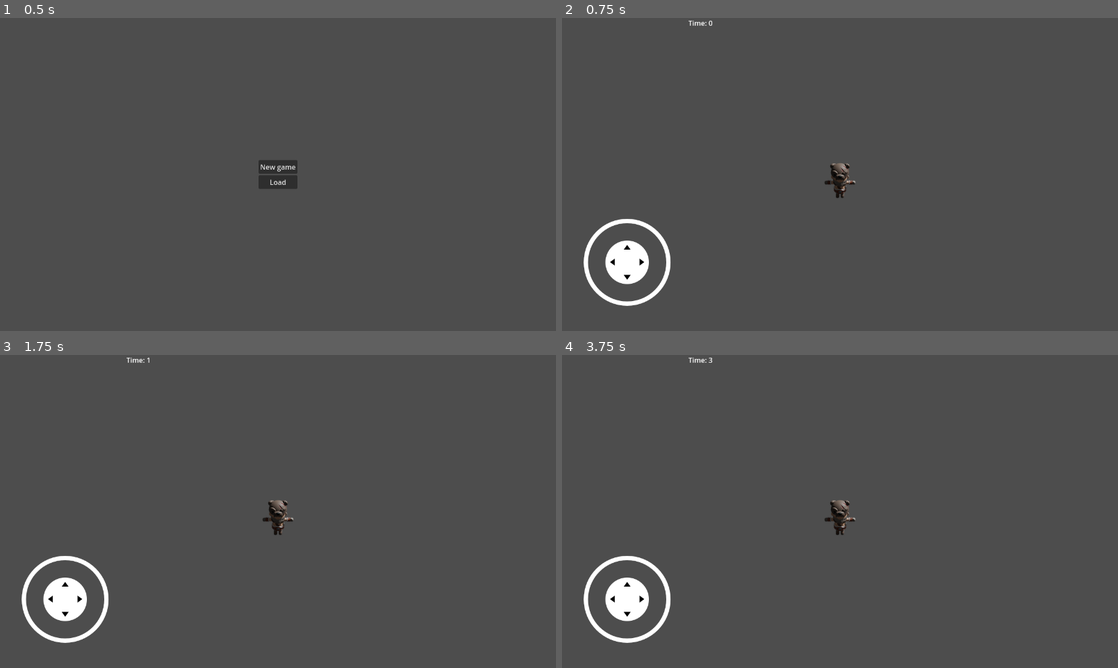
Above: before the commit, frames 1-4 (two rows, left to right).
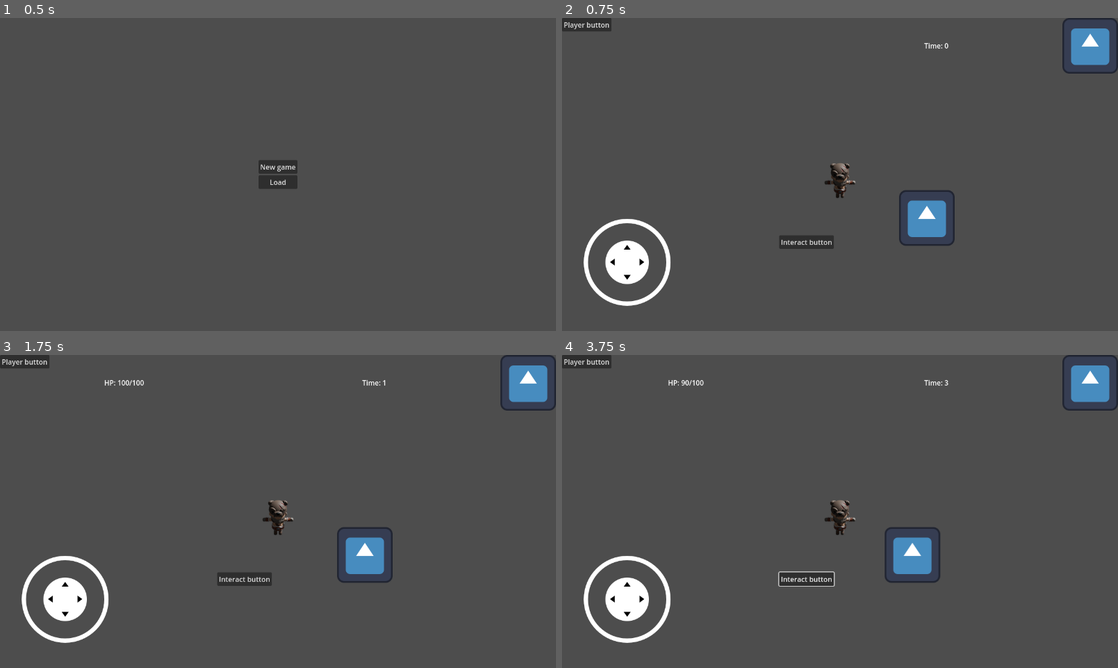
Above: after the commit, the same moments.

Repository: mindware-git/zombie
Game: Godot game, scene res://src/intro.tscn
The game is run twice, just before and just after one commit, with the same random seed, the same clock (stepped at 60 frames per second) and the same inputs. The engine's default icon, where the game draws it, is replaced by a stand-in: a white triangle on a blue panel in a dark square.
Inputs (mouse positions are in pixels of both pictures, inside the frame that each line leads up to):
- Up to frame 1 (0.5 s): no input
- Up to frame 2 (0.75 s): click "Load" at 0.5 s
- Up to frame 3 (1.75 s): click (528, 383) at 1.27 s
- Up to frame 4 (3.75 s): click (584, 361) at 2 s, where only the run after the commit has a clickable "Player button"; click (806, 580) at 2.75 s, where only the run after the commit has a clickable "Interact button"; tap Enter at 3.5 s; move the mouse to (962, 495) at 3.52 s; hold Right (ui_right) from 3.53 s (still down); hold Shift from 3.53 s (still down); click (962, 495) at 3.67 s

Frame 1 is identical in both runs. In frame 2, 2.9% of the frame differs, in the area x 0-100%, y 0-74%; in frame 3, 2.9%; in frame 4, 3.0%.

Commit message:
Add hp
Signed-off-by: Kwanghoon Son <kwangson@yahoo.com>

Diff:
--- a/project.godot
+++ b/project.godot
@@ -34,6 +34,12 @@
 
 pointing/emulate_touch_from_mouse=true
 
+[layer_names]
+
+2d_physics/layer_1="World"
+2d_physics/layer_2="Player"
+2d_physics/layer_3="Zombie"
+
 [rendering]
 
 renderer/rendering_method="gl_compatibility"
--- a/src/entity/character/base_character.gd
+++ b/src/entity/character/base_character.gd
@@ -2,19 +2,19 @@
 class_name BaseCharacter
 
 ## 시그널 정의
-#signal health_changed(current_health: int, max_health: int)
+#signal health_changed(current_hp: int, max_hp: int)
 #signal character_died(character: BaseCharacter)
 #signal damage_dealt(target: BaseCharacter, damage: int)
 #signal stun_applied(duration: float)
 #signal character_healed(amount: int)
 
-@export var max_health: int = 100
+@export var max_hp: int = 100
 @export var movement_speed: float = 100.0
 #@export var acceleration: float = 500.0
 #@export var friction: float = 500.0
 #@export var rotation_speed: float = 5.0
 
-var current_health: int
+var current_hp: int
 #var is_alive: bool = true
 #var is_stunned: bool = false
 #var stun_timer: float = 0.0
@@ -23,15 +23,10 @@
 ## 컴포넌트 참조
 #var animation_player: AnimationPlayer
 var sprite: AnimatedSprite2D
-#var collision_shape: CollisionShape2D
-#
-## 이동 관련
-#var input_direction: Vector2 = Vector2.ZERO
 var current_direction: Vector2 = Vector2.UP
-#
-## 초기화
+
 func _ready():
-	current_health = max_health
+	current_hp = max_hp
 	#
 	## 컴포넌트 참조 가져오기
 	#animation_player = $AnimationPlayer
@@ -96,53 +91,46 @@
 ## 스프라이트 방향 업데이트
 func update_sprite_direction():
 	var angle = current_direction.angle()
-	if angle > PI / 4:
-		sprite.animation = "down_left"
-	elif angle > -PI / 4:
-		sprite.animation = "down"
-	elif angle > -3 * PI / 4:
-		sprite.animation = "up"
-	else:
+	var abs_angle = abs(angle)
+	if abs_angle >= PI / 8 && abs_angle < 3 * PI / 8:
+		sprite.flip_h = true
+		if angle >= 0:
+			sprite.animation = "down_left"
+		else:
+			sprite.animation = "up_left"
+	elif abs_angle >= 3 * PI / 8 && abs_angle < 5 * PI / 8:
+		if angle >= 0:
+			sprite.animation = "down"
+		else:
+			sprite.animation = "up"
+	elif abs_angle >= 5 * PI / 8 && abs_angle < 7 * PI / 8:
+		sprite.flip_h = false
+		if angle >= 0:
+			sprite.animation = "down_left"
+		else:
+			sprite.animation = "up_left"
+	elif abs_angle >= 7 * PI / 8:
 		sprite.animation = "left"
-
-	#if sprite and current_direction.length() > 0:
-		## 8방향 스프라이트 회전 (필요시 조정)
-		#var angle = current_direction.angle()
-		#sprite.rotation = angle
-#
-## 데미지 처리
-#func take_damage(amount: int, attacker: BaseCharacter = null) -> bool:
-	#if not is_alive or invulnerable_timer > 0:
-		#return false
-	#
-	## 데미지 적용
-	#current_health = max(0, current_health - amount)
-	#
-	## 체력 변경 시그널
-	#health_changed.emit(current_health, max_health)
-	#
-	## 데미지 효과
-	#on_damage_taken(amount, attacker)
-	#
-	## 사망 체크
-	#if current_health <= 0:
-		#die()
-	#else:
-		## 짧은 무적 시간 부여
-		#invulnerable_timer = 0.5
-	#
-	#return true
-#
+		sprite.flip_h = false
+	elif abs_angle < PI / 8 && abs_angle > 0:
+		sprite.animation = "left"
+		sprite.flip_h = true
+
+func take_damage(amount: int) -> void:
+	current_hp -= amount
+	if current_hp < 0:
+		queue_free()
+
 ## 회복 처리
 #func heal(amount: int) -> bool:
-	#if not is_alive or current_health >= max_health:
+	#if not is_alive or current_hp >= max_hp:
 		#return false
 	#
-	#var old_health = current_health
-	#current_health = min(max_health, current_health + amount)
+	#var old_health = current_hp
+	#current_hp = min(max_hp, current_hp + amount)
 	#
 	## 회복량
-	#var actual_heal = current_health - old_health
+	#var actual_heal = current_hp - old_health
 	#
 	#if actual_heal > 0:
 		#character_healed.emit(actual_heal)
@@ -184,7 +172,7 @@
 #
 ## 현재 체력 비율 (0.0 ~ 1.0)
 #func get_health_percentage() -> float:
-	#return float(current_health) / float(max_health)
+	#return float(current_hp) / float(max_hp)
 #
 ## 무적 상태인지 확인
 #func is_invulnerable() -> bool:
@@ -252,7 +240,7 @@
 #func print_character_info():
 	#print("=== Character Info ===")
 	#print("Name: ", name)
-	#print("Health: ", current_health, "/", max_health)
+	#print("Health: ", current_hp, "/", max_hp)
 	#print("Alive: ", is_alive)
 	#print("Stunned: ", is_stunned)
 	#print("Position: ", global_position)
@@ -260,7 +248,7 @@
 #
 ## 캐릭터 리셋
 #func reset_character():
-	#current_health = max_health
+	#current_hp = max_hp
 	#is_alive = true
 	#is_stunned = false
 	#stun_timer = 0.0
@@ -274,4 +262,4 @@
 	#if sprite:
 		#sprite.modulate = Color.WHITE
 	#
-	#health_changed.emit(current_health, max_health)
+	#health_changed.emit(current_hp, max_hp)
--- a/src/entity/character/player.gd
+++ b/src/entity/character/player.gd
@@ -11,7 +11,7 @@
 #signal level_up(new_level: int)
 #
 
-@export var max_stamina: int = 100
+var max_stamina: int = 100
 #@export var stamina_regen_rate: float = 10.0 # 초당 스테미나 회복량
 #@export var current_level: int = 1
 #@export var current_experience: int = 0
@@ -27,29 +27,16 @@
 #var is_attacking: bool = false
 #var attack_cooldown: float = 0.0
 
-## 컴포넌트 참조
-#var camera: Camera2D
-#var interaction_area: Area2D
-#var light: PointLight2D if Engine.has_singleton("PointLight2D") else null
+var current_interact_id: String
 
 func _ready():
 	super._ready()
-	#
-	## 스테미나 초기화
-	#current_stamina = max_stamina
-	#
-	## 컴포넌트 참조 가져오기
-	#camera = $Camera2D
-	#interaction_area = $InteractionArea
-	#if has_node("PointLight2D"):
-		#light = $PointLight2D
-	#
-	## 컴포넌트 설정
-	#setup_components()
-	#
-	## 상태 시그널 연결
-	#health_changed.connect(_on_health_changed)
-#
+	max_hp = SaveManager.game_data.max_hp
+	current_hp = SaveManager.game_data.current_hp
+	max_stamina = SaveManager.game_data.max_stamina
+	current_stamina = SaveManager.game_data.current_stamina
+	position = SaveManager.game_data.position
+
 
 func _process(delta: float) -> void:
 	var direction = Input.get_vector("ui_left", "ui_right", "ui_up", "ui_down")
@@ -84,40 +71,7 @@
 	#
 	## 액션 입력 처리
 	#handle_action_input(event)
-#
-## 이동 입력 처리
-#func handle_movement_input(event):
-	## 키보드 입력
-	#if event is InputEventKey:
-		#input_vector = Vector2.ZERO
-		#if Input.is_action_pressed("move_up"):
-			#input_vector.y -= 1
-		#if Input.is_action_pressed("move_down"):
-			#input_vector.y += 1
-		#if Input.is_action_pressed("move_left"):
-			#input_vector.x -= 1
-		#if Input.is_action_pressed("move_right"):
-			#input_vector.x += 1
-		#
-		## 달리기 입력
-		#is_sprinting = Input.is_action_pressed("sprint")
-	#
-	## 조이스틱 입력 (모바일)
-	#elif event is InputEventJoypadMotion:
-		#input_vector.x = Input.get_joy_axis(0, JOY_AXIS_LEFT_X)
-		#input_vector.y = Input.get_joy_axis(0, JOY_AXIS_LEFT_Y)
-#
-## 액션 입력 처리
-#func handle_action_input(event):
-	#if event.is_action_pressed("attack"):
-		#perform_attack()
-	#elif event.is_action_pressed("interact"):
-		#interact()
-	#elif event.is_action_pressed("use_item"):
-		#use_current_item()
-	#elif event.is_action_pressed("toggle_light"):
-		#toggle_light()
-#
+
 ## 물리 업데이트
 #func _physics_process(delta):
 	#super._physics_process(delta)
@@ -133,7 +87,7 @@
 	#
 	## 공격 쿨다운 업데이트
 	#update_attack_cooldown(delta)
-#
+
 ## 입력 업데이트
 #func update_input():
 	## 이동 방향 설정
@@ -268,76 +222,20 @@
 		#current_weapon = null
 		#weapon_unequipped.emit()
 		#print("Weapon unequipped")
-#
-## 상호작용
-#func interact():
-	#var interactables = get_interactables()
-	#if interactables.size() > 0:
-		#var nearest = get_nearest_interactable(interactables)
-		#if nearest.has_method("interact"):
-			#nearest.interact(self)
-#
-## 상호작용 가능한 오브젝트 가져오기
-#func get_interactables() -> Array:
-	#var objects = []
-	#if interaction_area:
-		#for body in interaction_area.get_overlapping_bodies():
-			#if body.has_method("interact"):
-				#objects.append(body)
-	#return objects
-#
-## 가장 가까운 상호작용 오브젝트 가져오기
-#func get_nearest_interactable(objects: Array):
-	#var nearest = null
-	#var nearest_distance = INF
-	#
-	#for obj in objects:
-		#var distance = global_position.distance_to(obj.global_position)
-		#if distance < nearest_distance:
-			#nearest_distance = distance
-			#nearest = obj
-	#
-	#return nearest
-#
-## 현재 아이템 사용
-#func use_current_item():
-	## 인벤토리 시스템과 연동 필요
-	#pass
-#
-## 라이트 토글
-#func toggle_light():
-	#if light:
-		#light.enabled = not light.enabled
-		#print("Light toggled: ", light.enabled)
-#
-## 경험치 획득
-#func gain_experience(amount: int):
-	#current_experience += amount
-	#experience_gained.emit(amount)
-	#
-	## 레벨 업 체크
-	#while current_experience >= experience_to_next_level:
-		#level_up()
-#
-## 레벨 업
-#func level_up():
-	#current_experience -= experience_to_next_level
-	#current_level += 1
-	#experience_to_next_level = calculate_experience_for_next_level()
-	#
-	## 스탯 증가
-	#max_health += 20
-	#current_health = max_health
-	#max_stamina += 10
-	#current_stamina = max_stamina
-	#
-	#level_up.emit(current_level)
-	#print("Level up! Current level: ", current_level)
-#
-## 다음 레벨所需 경험치 계산
-#func calculate_experience_for_next_level() -> int:
-	#return int(100 * pow(1.5, current_level - 1))
-#
+
+func interact_entered(interact_id: String):
+	current_interact_id = interact_id
+	print(current_interact_id)
+	$CanvasLayer/InteractButton.show()
+
+
+func interact_exited():
+	$CanvasLayer/InteractButton.hide()
+
+func interact():
+	if current_interact_id == "radio":
+		pass
+
 ## === 오버라이드된 가상 함수 ===
 #
 ## 데미지를 받았을 때
@@ -419,3 +317,7 @@
 	#if weapon_id != "":
 		## InventoryManager에서 무기 찾아 장착
 		#pass
+
+
+func _on_button_pressed() -> void:
+	SaveManager.game_data.current_hp -= 10
--- a/src/entity/character/player.tscn
+++ b/src/entity/character/player.tscn
@@ -6,6 +6,10 @@
 [ext_resource type="Texture2D" uid="uid://ckr0b0y75bv4i" path="res://assets/left.png" id="4_0gjpe"]
 [ext_resource type="Texture2D" uid="uid://dsng4uknd06ob" path="res://assets/up.png" id="5_827nk"]
 [ext_resource type="Texture2D" uid="uid://b5faax1187idi" path="res://assets/up_left.png" id="6_52nmw"]
+[ext_resource type="PackedScene" uid="uid://dmr0fcamx7t56" path="res://addons/virtual_joystick/virtual_joystick_scene.tscn" id="7_85uuk"]
+
+[sub_resource type="RectangleShape2D" id="RectangleShape2D_wx0ku"]
+size = Vector2(95.5, 125)
 
 [sub_resource type="SpriteFrames" id="SpriteFrames_jf050"]
 animations = [{
@@ -59,10 +63,31 @@
 }]
 
 [node name="Player" type="CharacterBody2D"]
+collision_layer = 3
 script = ExtResource("1_jf050")
 metadata/_custom_type_script = "uid://brft2fmwv7uaw"
 
 [node name="CollisionShape2D" type="CollisionShape2D" parent="."]
+position = Vector2(-1.25, -0.5)
+shape = SubResource("RectangleShape2D_wx0ku")
 
 [node name="AnimatedSprite2D" type="AnimatedSprite2D" parent="."]
 sprite_frames = SubResource("SpriteFrames_jf050")
+
+[node name="CanvasLayer" type="CanvasLayer" parent="."]
+
+[node name="Button" type="Button" parent="CanvasLayer"]
+offset_right = 8.0
+offset_bottom = 8.0
+text = "Player button"
+
+[node name="Virtual Joystick" parent="CanvasLayer" instance=ExtResource("7_85uuk")]
+
+[node name="InteractButton" type="Button" parent="CanvasLayer"]
+offset_left = 500.0
+offset_top = 500.0
+offset_right = 626.0
+offset_bottom = 531.0
+text = "Interact button"
+
+[connection signal="pressed" from="CanvasLayer/Button" to="." method="_on_button_pressed"]
--- a/src/entity/ingredient.gd
+++ b/src/entity/item/item.gd
@@ -1,4 +1,4 @@
-class_name Ingredient
+class_name Item
 extends BaseEntity
 
 @export var texture: Texture2D
--- /dev/null
+++ b/src/entity/item/key.tres
@@ -0,0 +1,9 @@
+[gd_resource type="Resource" script_class="Item" load_steps=2 format=3 uid="uid://baocidgkicy4n"]
+
+[ext_resource type="Script" uid="uid://cf68aucca0qf0" path="res://src/entity/item/item.gd" id="1_8albs"]
+
+[resource]
+script = ExtResource("1_8albs")
+id = 1
+amount = 1
+metadata/_custom_type_script = "uid://cf68aucca0qf0"
--- a/src/entity/rice.tres
+++ /dev/null
@@ -1,10 +0,0 @@
-[gd_resource type="Resource" script_class="Ingredient" load_steps=3 format=3 uid="uid://dqk17we1a56a1"]
-
-[ext_resource type="Script" uid="uid://kxlwrvsvyyl2" path="res://src/entity/ingredient.gd" id="1_mgeud"]
-[ext_resource type="Texture2D" uid="uid://bujsyksklihf7" path="res://icon.svg" id="2_gnfns"]
-
-[resource]
-script = ExtResource("1_mgeud")
-texture = ExtResource("2_gnfns")
-id = 1
-metadata/_custom_type_script = "uid://kxlwrvsvyyl2"
--- a/src/game.gd
+++ b/src/game.gd
@@ -9,3 +9,11 @@
 func _on_timer_timeout() -> void:
 	SaveManager.game_data.running_time += 1
 	time_label.text = "Time: " + str(SaveManager.game_data.running_time)
+	$CanvasLayer/VBoxContainer/HBoxContainer/HPLabel.text = "HP: " + str(SaveManager.game_data.current_hp) + "/" + str(SaveManager.game_data.max_hp)
+
+func _on_detect_range_body_entered(body: Node2D) -> void:
+	body.interact_entered("radio")
+
+
+func _on_detect_range_body_exited(body: Node2D) -> void:
+	body.interact_exited()
--- a/src/game.tscn
+++ b/src/game.tscn
@@ -1,8 +1,8 @@
-[gd_scene load_steps=7 format=4 uid="uid://cptd0fn0dngjt"]
+[gd_scene load_steps=9 format=4 uid="uid://cptd0fn0dngjt"]
 
 [ext_resource type="Script" uid="uid://cjahnc52sc5hg" path="res://src/game.gd" id="1_7uq6d"]
-[ext_resource type="PackedScene" uid="uid://dmr0fcamx7t56" path="res://addons/virtual_joystick/virtual_joystick_scene.tscn" id="2_bs6l1"]
 [ext_resource type="PackedScene" uid="uid://do56hern7xrg" path="res://src/entity/character/player.tscn" id="3_xq6wo"]
+[ext_resource type="Texture2D" uid="uid://bujsyksklihf7" path="res://icon.svg" id="4_bs6l1"]
 [ext_resource type="Texture2D" uid="uid://bq1r0dc1sviv0" path="res://assets/isometric-sandbox-sheet.png" id="4_kc8ui"]
 
 [sub_resource type="TileSetAtlasSource" id="TileSetAtlasSource_bs6l1"]
@@ -107,6 +107,11 @@
 tile_size = Vector2i(32, 16)
 sources/1 = SubResource("TileSetAtlasSource_bs6l1")
 
+[sub_resource type="RectangleShape2D" id="RectangleShape2D_bs6l1"]
+
+[sub_resource type="CircleShape2D" id="CircleShape2D_bs6l1"]
+radius = 123.79418
+
 [node name="Game" type="Node2D"]
 script = ExtResource("1_7uq6d")
 
@@ -132,18 +137,37 @@
 [node name="HBoxContainer" type="HBoxContainer" parent="CanvasLayer/VBoxContainer"]
 layout_mode = 2
 
+[node name="HPLabel" type="Label" parent="CanvasLayer/VBoxContainer/HBoxContainer"]
+layout_mode = 2
+size_flags_horizontal = 6
+
 [node name="TimeLabel" type="Label" parent="CanvasLayer/VBoxContainer/HBoxContainer"]
 layout_mode = 2
 size_flags_horizontal = 6
 
-[node name="MoneyLabel" type="Label" parent="CanvasLayer/VBoxContainer/HBoxContainer"]
+[node name="ItemButton" type="TextureButton" parent="CanvasLayer/VBoxContainer/HBoxContainer"]
 layout_mode = 2
-size_flags_horizontal = 6
-
-[node name="Virtual Joystick" parent="CanvasLayer" instance=ExtResource("2_bs6l1")]
+texture_normal = ExtResource("4_bs6l1")
 
 [node name="Player" parent="." instance=ExtResource("3_xq6wo")]
 
 [node name="Camera2D" type="Camera2D" parent="Player"]
 
+[node name="Radio" type="StaticBody2D" parent="."]
+position = Vector2(200, 100)
+
+[node name="CollisionShape2D" type="CollisionShape2D" parent="Radio"]
+shape = SubResource("RectangleShape2D_bs6l1")
+
+[node name="Sprite2D" type="Sprite2D" parent="Radio"]
+texture = ExtResource("4_bs6l1")
+
+[node name="DetectRange" type="Area2D" parent="Radio"]
+collision_mask = 2
+
+[node name="CollisionShape2D" type="CollisionShape2D" parent="Radio/DetectRange"]
+shape = SubResource("CircleShape2D_bs6l1")
+
 [connection signal="timeout" from="Timer" to="." method="_on_timer_timeout"]
+[connection signal="body_entered" from="Radio/DetectRange" to="." method="_on_detect_range_body_entered"]
+[connection signal="body_exited" from="Radio/DetectRange" to="." method="_on_detect_range_body_exited"]
--- a/src/global/game_data.gd
+++ b/src/global/game_data.gd
@@ -5,3 +5,10 @@
 @export var format_version: int = LATEST_FORMAT_VERSION
 @export var owned_entities: Array[BaseEntity] = []
 @export var running_time: int = 0
+
+# Player
+@export var max_hp: int = 100
+@export var current_hp: int = 100
+@export var max_stamina: int = 100
+@export var current_stamina: int = 100
+@export var position: Vector2 = Vector2(0, 0)
Not shown: 1 places in src/entity/character/player.tscn that only renumber resources
Not shown, removed: src/entity/ingredient.gd.uid
Not shown, added: src/entity/item/item.gd.uid
